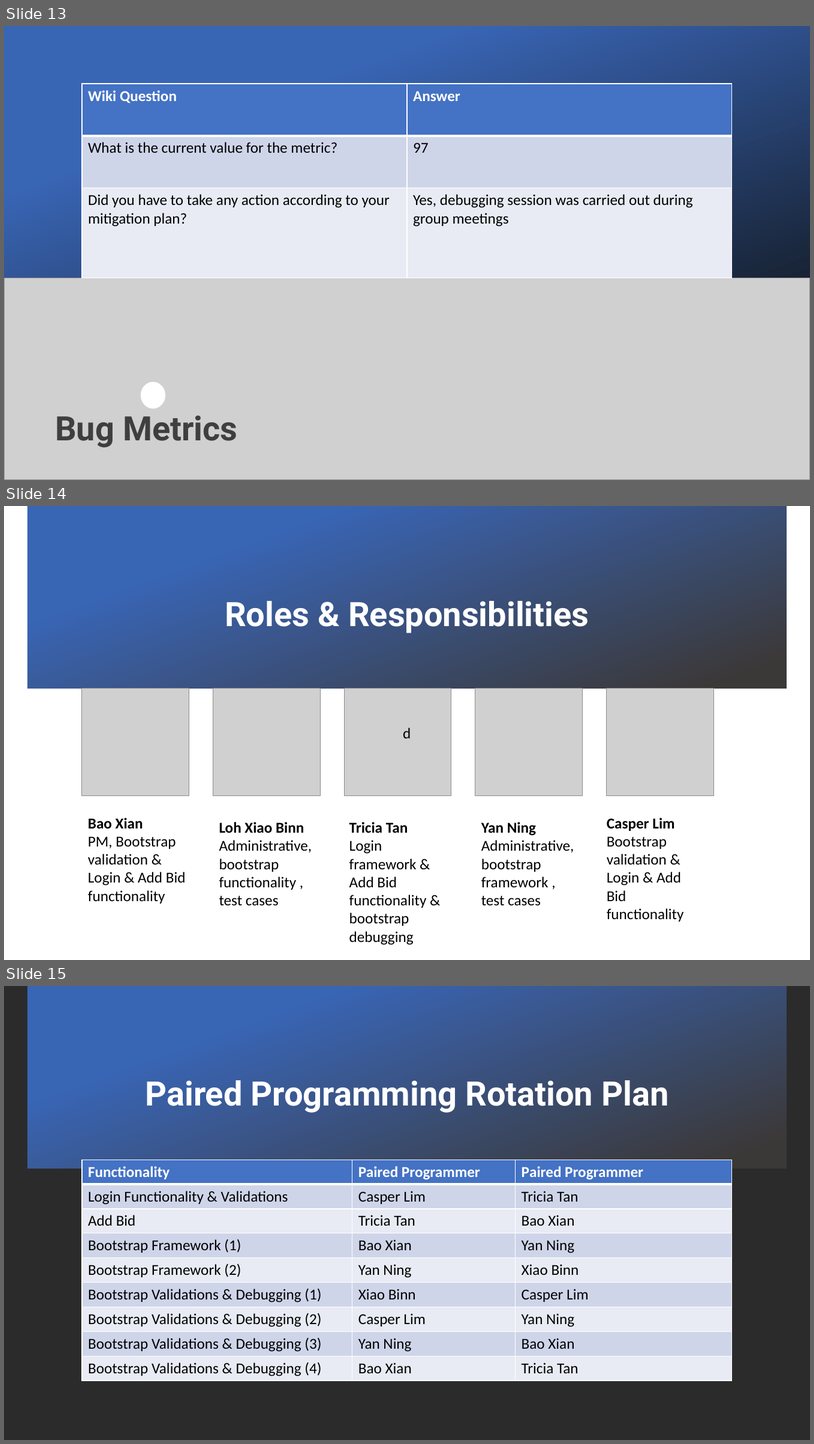
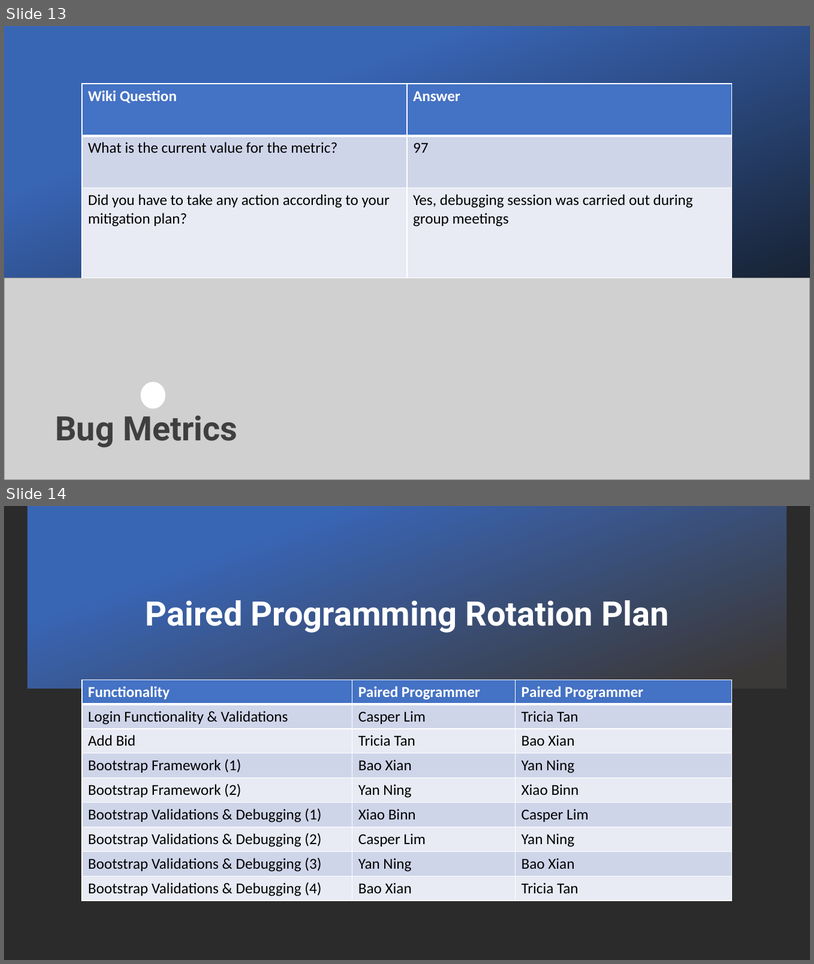
Before and after one commit to xbloh/Online-Course-Bidding-System-, a slide deck: presentations/PM Review - Week 7.pptx. Shown one above the other, each under a label of ours: slides 13, 14 and 15 before the commit, slides 13 and 14 after it. The pictures are 814x1444 and 814x964 pixels, drawn with LibreOffice and Linux fonts; fonts in the diff are those of the drawing; grey boxes stand for pictures; background and template pictures are left out; a plain dark background stands for a picture behind light text. Boxes give left, top, right and bottom in pixels: in the first picture for what was removed or moved away, otherwise in the second. Text is boxed around its words. In the diff, an @@ line names an element or a change of style, - is before the commit and + after.

```diff
--- a/presentations/PM Review - Week 7.pptx
+++ b/presentations/PM Review - Week 7.pptx
@@ slide 14 removed at box(4, 506, 810, 960), background picture (left out) @@
@@ rectangle removed at box(27, 506, 788, 688) @@
@@ title removed at box(225, 601, 589, 633) @@
-Roles & Responsibilities
@@ picture removed at box(82, 688, 189, 795) @@
@@ picture removed at box(213, 688, 320, 795) @@
@@ picture removed at box(345, 688, 452, 795) @@
@@ picture removed at box(476, 688, 583, 795) @@
@@ picture removed at box(607, 688, 714, 795) @@
@@ text removed at box(403, 727, 411, 738) @@
-d
@@ text removed at box(88, 817, 186, 903) @@
-Bao Xian
-PM, Bootstrap validation & Login & Add Bid functionality
@@ text removed at box(219, 822, 312, 906) @@
-Loh Xiao Binn
-Administrative, bootstrap functionality , test cases
@@ text removed at box(350, 822, 427, 945) @@
-Tricia Tan
-Login framework & Add Bid functionality & bootstrap debugging
@@ text removed at box(482, 822, 575, 906) @@
-Yan Ning
-Administrative, bootstrap framework , test cases
@@ text removed at box(607, 817, 684, 921) @@
-Casper Lim
-Bootstrap validation & Login & Add Bid functionality
@@ what was slide 15 is now slide 14 @@
```
Also in this commit, not shown: 2 slides changed.
